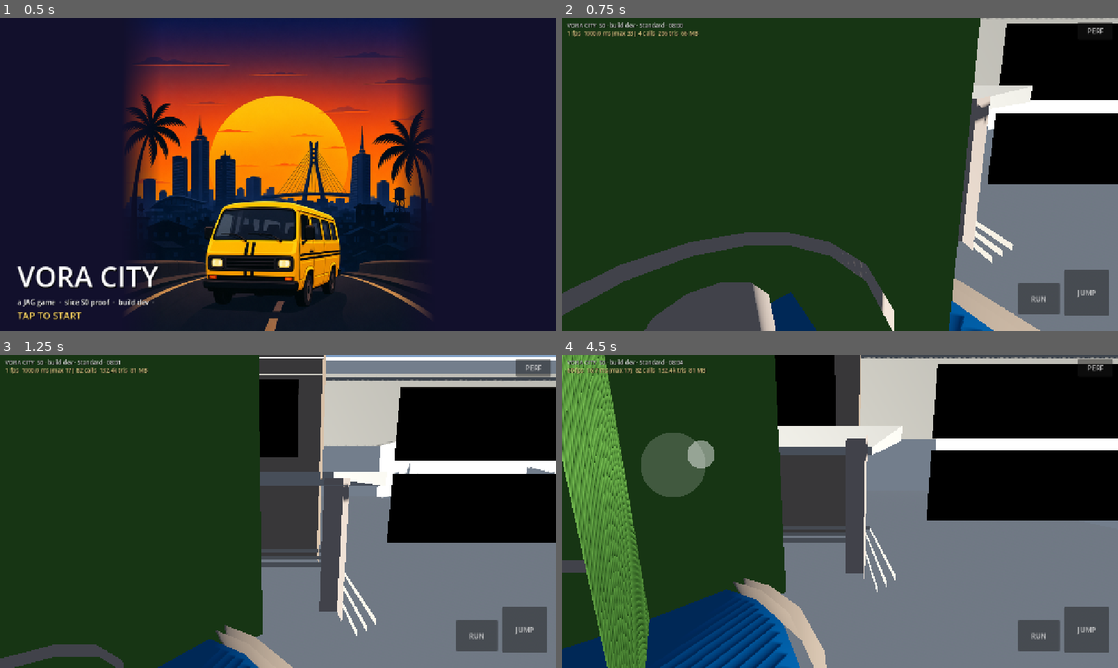
Above: before the commit, frames 1-4 (two rows, left to right).
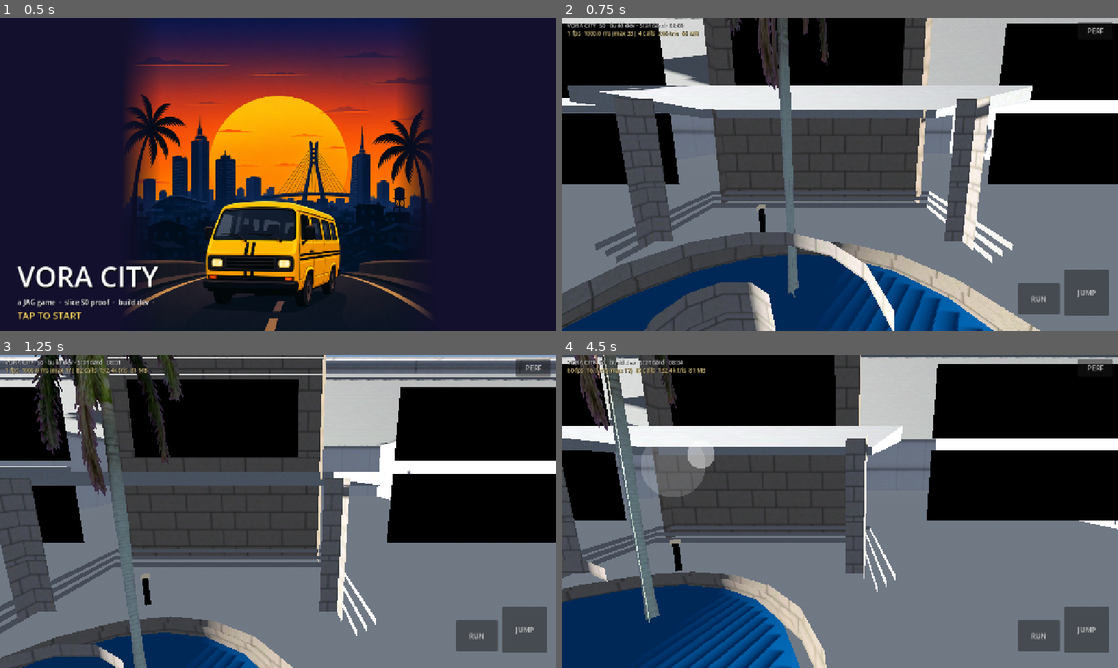
Above: after the commit, the same moments.

Repository: macaulay-spec/Arena-v-world
Game: Godot game, scene res://scenes/main.tscn
Two runs of this game, one before a commit and one after it. Both use one fixed random seed, a clock stepped at 60 frames per second and the inputs below.
Inputs (mouse positions are in pixels of both pictures, inside the frame that each line leads up to):
- Up to frame 1 (0.5 s): no input
- Up to frame 2 (0.75 s): tap Enter at 0.5 s; move the mouse to (962, 158) at 0.52 s; hold D (move_right) from 0.53 s (still down); hold Shift (run) from 0.53 s (still down); click (962, 158) at 0.67 s
- Up to frame 3 (1.25 s): keep holding D (move_right); keep holding Shift (run); tap Space (jump) at 0.77 s
- Up to frame 4 (4.5 s): release D (move_right) at 1.25 s; release Shift (run) at 1.25 s; drag from (728, 527) to (812, 574) at 1.27 s; move the mouse to (895, 442) at 2.02 s; hold D (move_right) 2.03-2.75 s; hold Shift (run) 2.03-2.75 s; drag from (812, 574) to (673, 464) at 2.77 s; move the mouse to (1006, 558) at 3.52 s; hold A (move_left) 3.53-4.25 s; hold Shift (run) 3.53-4.25 s; tap Space (jump) at 3.77 s; drag from (673, 464) to (756, 433) at 4.27 s

Frame 1 is identical in both runs. In frame 2, 68% of the frame differs, in the area x 0-100%, y 0-100%; in frame 3, 46%; in frame 4, 35%.

Commit message:
s0: textures (generated + tileable pipeline), importer defaults (ETC2+mipmaps), Lagos sun curve, merged car meshes, shot fixes, Lite budget gate
Co-authored-by: arena-agent <297053741+arena-agent@users.noreply.github.com>

Diff:
--- a/godot/project.godot
+++ b/godot/project.godot
@@ -25,6 +25,17 @@
 window/stretch/aspect="expand"
 window/handheld/orientation=4
 window/vsync/vsync_mode=1
+
+[importer_defaults]
+
+texture={
+"compress/mode": 2,
+"compress/high_quality": false,
+"mipmaps/generate": true,
+"detect_3d/compress_to": 0,
+"process/fix_alpha_border": true,
+"roughness/mode": 1
+}
 
 [input]
 move_forward={"deadzone":0.2,"events":[Object(InputEventKey,"resource_local_to_scene":false,"resource_name":"","device" …(220 unchanged characters)…
--- a/godot/scripts/game.gd
+++ b/godot/scripts/game.gd
@@ -26,6 +26,9 @@
 	_load_build_info()
 	var saved := _load_settings()
 	quality_id = saved.get("quality", _auto_quality())
+	for a in OS.get_cmdline_user_args():
+		if a.begins_with("--quality="):
+			quality_id = a.substr(10)
 	if not PRESETS.has(quality_id):
 		quality_id = "lite"
 	quality = PRESETS[quality_id]
--- a/godot/scripts/procgen/mansion_builder.gd
+++ b/godot/scripts/procgen/mansion_builder.gd
@@ -92,7 +92,7 @@
 			inward = -inward
 		var hm := mid + inward * 0.75
 		var basis := Basis(Vector3.UP, -atan2(n.y, n.x))
-		hedge.add_box(W(hm.x, 0.6, hm.y), Vector3(a.distance_to(b) - 1.2, 1.2, 0.9), basis, 2.0, Color(0.55, 0.75, 0.4), true, false)
+		hedge.add_box(W(hm.x, 0.45, hm.y), Vector3(a.distance_to(b) - 1.2, 0.9, 0.8), basis, 1.0, Color(0.45, 0.62, 0.3), true, false)
 
 
 # -------------------------------------------------------------- house
--- a/godot/scripts/shots.gd
+++ b/godot/scripts/shots.gd
@@ -26,14 +26,14 @@
 	var M := func(x: float, y: float, z: float) -> Vector3:
 		return Vector3(x + MansionBuilder.OX, y + MansionBuilder.OY, z + MansionBuilder.OZ)
 	shots = [
-		{"name": "01_porch_spawn", "minutes": 17 * 60 + 40, "pos": M.call(33.0, 0.2, 49.5), "yaw": 0.0, "pitch": -0.12},
-		{"name": "02_gate_to_house", "minutes": 17 * 60 + 40, "pos": M.call(27.0, 0.2, 74.0), "yaw": PI, "pitch": -0.05},
-		{"name": "03_street_garden_terrace", "minutes": 16 * 60 + 30, "pos": Vector3(-352.0, 22.3, -333.5), "yaw": PI * 0.5, "pitch": -0.06},
-		{"name": "04_ridge_street_downhill", "minutes": 12 * 60 + 30, "pos": Vector3(-378.5, 0.0, -300.0), "yaw": 0.0, "pitch": -0.08, "ground": true},
-		{"name": "05_mansion_night", "minutes": 21 * 60 + 15, "pos": M.call(40.0, 0.2, 70.0), "yaw": PI - 0.5, "pitch": 0.02},
-		{"name": "06_pool_terrace", "minutes": 10 * 60, "pos": M.call(41.0, 0.2, 2.5), "yaw": PI, "pitch": -0.1},
-		{"name": "07_npc_closeup", "minutes": 17 * 60 + 50, "pos": Vector3(-340.0, 22.3, -331.5), "yaw": -PI * 0.5, "pitch": -0.05},
-		{"name": "08_sunset_skyline", "minutes": 18 * 60 + 20, "pos": Vector3(-300.0, 0.0, -300.0), "yaw": PI * 0.75, "pitch": 0.08, "ground": true},
+		{"name": "01_porch_spawn", "minutes": 17 * 60 + 30, "pos": M.call(33.0, 0.2, 49.5), "yaw": PI, "pitch": -0.12},
+		{"name": "02_gate_to_house", "minutes": 17 * 60 + 30, "pos": M.call(27.0, 0.2, 73.0), "yaw": 0.15, "pitch": 0.0},
+		{"name": "03_street_garden_terrace", "minutes": 16 * 60 + 30, "pos": Vector3(-356.0, 22.3, -333.0), "yaw": -PI * 0.5, "pitch": -0.04},
+		{"name": "04_ridge_street_downhill", "minutes": 12 * 60 + 30, "pos": Vector3(-378.5, 0.0, -305.0), "yaw": PI, "pitch": -0.06, "ground": true},
+		{"name": "05_mansion_night", "minutes": 21 * 60 + 15, "pos": M.call(44.0, 0.2, 70.0), "yaw": 0.3, "pitch": 0.04},
+		{"name": "06_pool_terrace", "minutes": 10 * 60, "pos": M.call(41.0, 0.2, 2.5), "yaw": PI, "pitch": -0.08},
+		{"name": "07_npc_closeup", "minutes": 17 * 60 + 50, "pos": Vector3(-333.5, 22.3, -332.6), "yaw": PI * 0.5, "pitch": -0.05},
+		{"name": "08_sunset_skyline", "minutes": 18 * 60 + 25, "pos": Vector3(-300.0, 0.0, -300.0), "yaw": PI * 0.62, "pitch": 0.06, "ground": true},
 	]
 	Game.clock_speed = 0.0
 
@@ -76,7 +76,7 @@
 
 func _capture(s: Dictionary) -> void:
 	var img := get_viewport().get_texture().get_image()
-	var path := dir.path_join(s["name"] + ".png")
+	var path := dir.path_join("%s_%s.png" % [s["name"], Game.quality_id])
 	img.save_png(path)
 	var entry := {
 		"name": s["name"], "minutes": s["minutes"],
@@ -103,7 +103,7 @@
 	report["worst_draw_calls"] = worst_calls
 	report["worst_primitives"] = worst_prims
 	report["budget_ok"] = worst_calls <= Perf.BUDGET["draw_calls"] and worst_prims <= Perf.BUDGET["tris"]
-	var f := FileAccess.open(dir.path_join("report.json"), FileAccess.WRITE)
+	var f := FileAccess.open(dir.path_join("report_%s.json" % Game.quality_id), FileAccess.WRITE)
 	f.store_string(JSON.stringify(report, "\t"))
 	f.close()
 	print("shots done: worst draw calls %d, worst primitives %d, budget_ok %s" % [worst_calls, worst_prims, str(report["budget_ok"])])
--- a/godot/scripts/world.gd
+++ b/godot/scripts/world.gd
@@ -101,21 +101,28 @@
 
 
 func _update_sun(f: float) -> void:
-	var ang := (f - 0.25) * TAU          # 0 at 06:00, PI/2 at noon
-	var elev := sin(ang)                  # -1..1
-	var day := clampf(elev * 2.0 + 0.1, 0.0, 1.0)
-	var dusk := clampf(1.0 - absf(elev) * 5.0, 0.0, 1.0)   # golden band around the horizon
+	# Lagos (6°N): sunrise ~06:30, sunset ~18:45, short twilight
+	var h := f * 24.0
+	var day_t := (h - 6.5) / 12.25                      # 0 at sunrise, 1 at sunset
+	var elev := sin(clampf(day_t, 0.0, 1.0) * PI)      # 0..1 over the day
+	if day_t < 0.0:
+		elev = -minf(-day_t * 4.0, 1.0)
+	elif day_t > 1.0:
+		elev = -minf((day_t - 1.0) * 4.0, 1.0)
+	var day := clampf(elev * 3.5 + 0.08, 0.0, 1.0)
+	var dusk := clampf(1.0 - absf(elev - 0.08) * 4.0, 0.0, 1.0)   # golden band around the horizon
 	var night := 1.0 - day
-	# sun direction: rises in the east (+x), sets west, arcs through the south (+z)
-	var dir := Vector3(-cos(ang), -maxf(elev, 0.03), -0.35)
+	# sun direction: rises in the east (+x), sets west, arcs slightly through the south (+z)
+	var az := clampf(day_t, -0.1, 1.1) * PI
+	var dir := Vector3(-cos(az), -maxf(elev, 0.04) - 0.05, -0.25)
 	sun.look_at_from_position(Vector3.ZERO, dir.normalized(), Vector3.UP)
-	var warm := Color(1.0, 0.62, 0.35)
-	var white := Color(1.0, 0.96, 0.9)
+	var warm := Color(1.0, 0.6, 0.32)
+	var white := Color(1.0, 0.97, 0.92)
 	sun.light_color = white.lerp(warm, dusk)
-	sun.light_energy = 1.35 * day
-	if day < 0.02:
-		sun.light_color = Color(0.5, 0.6, 0.85)
-		sun.light_energy = 0.15
+	sun.light_energy = 1.4 * day
+	if day < 0.03:
+		sun.light_color = Color(0.45, 0.55, 0.85)
+		sun.light_energy = 0.12
 	# sky
 	var top_day := Color(0.27, 0.48, 0.82)
 	var hor_day := Color(0.72, 0.8, 0.9)
@@ -268,7 +275,9 @@
 		var ps = load(CAR_DIR + file)
 		if ps == null:
 			continue
-		var inst: Node3D = ps.instantiate()
+		var raw: Node3D = ps.instantiate()
+		var inst := _merge_static(raw)   # one MeshInstance3D per car instead of 8-12 parts
+		raw.free()
 		var holder := Node3D.new()
 		holder.name = "Car_%d" % count
 		holder.add_child(inst)
@@ -298,6 +307,45 @@
 	stats["cars"] = count
 
 
+## Flattens all MeshInstance3D parts of an imported scene into one mesh (one surface per material).
+func _merge_static(src: Node3D) -> Node3D:
+	var by_mat: Dictionary = {}
+	for mi in src.find_children("*", "MeshInstance3D", true, false):
+		var m: MeshInstance3D = mi
+		if m.mesh == null:
+			continue
+		var xf: Transform3D = m.transform
+		var p := m.get_parent()
+		while p != src and p is Node3D:
+			xf = (p as Node3D).transform * xf
+			p = p.get_parent()
+		for si in range(m.mesh.get_surface_count()):
+			var mat := m.get_active_material(si)
+			var key := mat.get_instance_id() if mat else 0
+			if not by_mat.has(key):
+				var st := SurfaceTool.new()
+				st.begin(Mesh.PRIMITIVE_TRIANGLES)
+				by_mat[key] = [st, mat]
+			(by_mat[key][0] as SurfaceTool).append_from(m.mesh, si, xf)
+	var mesh := ArrayMesh.new()
+	for key in by_mat.keys():
+		var st: SurfaceTool = by_mat[key][0]
+		st.index()
+		st.commit(mesh)
+		var mat: Material = by_mat[key][1]
+		if mat is BaseMaterial3D:
+			var bm: BaseMaterial3D = (mat as BaseMaterial3D).duplicate()
+			bm.roughness = 0.35
+			bm.metallic = 0.25
+			bm.metallic_specular = 0.6
+			mat = bm
+		mesh.surface_set_material(mesh.get_surface_count() - 1, mat)
+	var out := MeshInstance3D.new()
+	out.name = "CarMesh"
+	out.mesh = mesh
+	return out
+
+
 func _aabb_of(n: Node3D) -> AABB:
 	var out := AABB()
 	var first := true
Binary file added: godot/assets/textures/asphalt.png
Not shown, added: godot/assets/textures/asphalt.png.import
Binary file added: godot/assets/textures/compound_wall.png
Not shown, added: godot/assets/textures/compound_wall.png.import
Binary file added: godot/assets/textures/concrete.png
Not shown, added: godot/assets/textures/concrete.png.import
Binary file added: godot/assets/textures/concrete_grid.png
Not shown, added: godot/assets/textures/concrete_grid.png.import
Binary file added: godot/assets/textures/earth.png
Not shown, added: godot/assets/textures/earth.png.import
Binary file added: godot/assets/textures/grass.png
Not shown, added: godot/assets/textures/grass.png.import
(and 48 more such lines)
